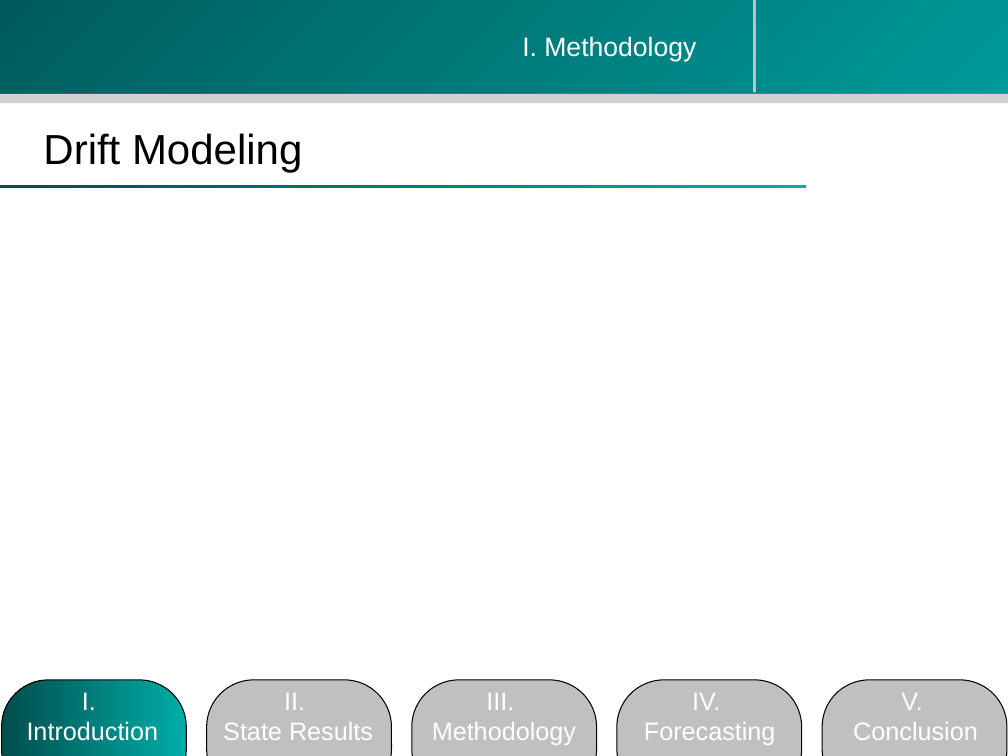
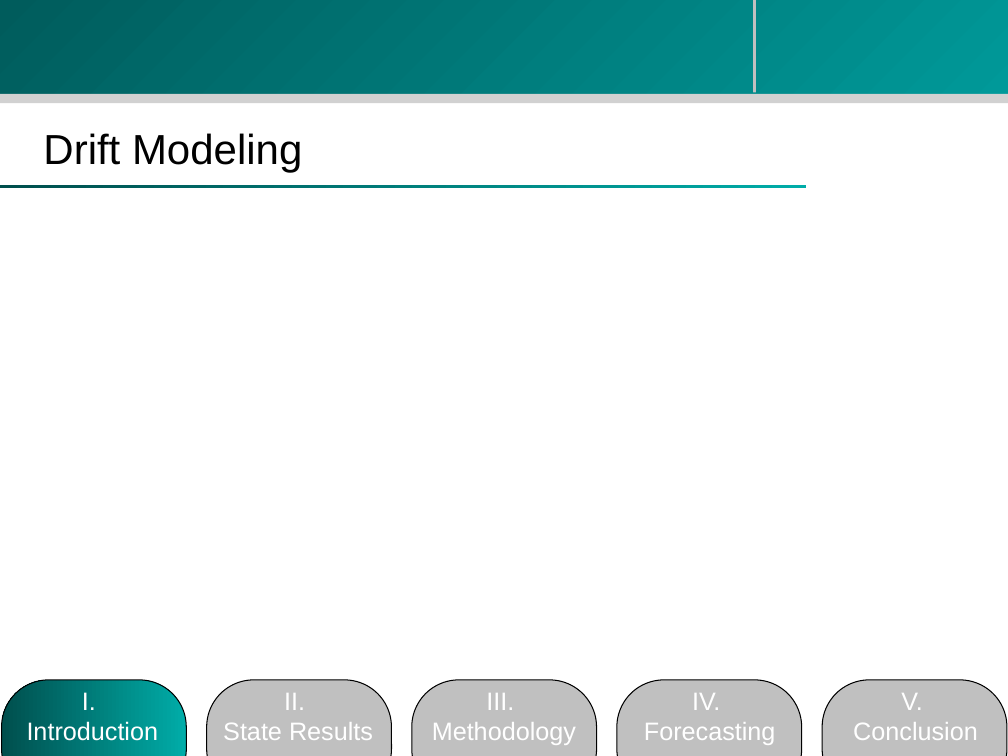
Before and after one commit to zhouzhenghui/svnrepository, a slide deck: slide 8 of SVNRepository/M.Eng Final Presentation-take2.ppt. Drawn at 1008x756 pixels with LibreOffice and Linux fonts; fonts in the diff are those of the drawing; background and template pictures are left out. Boxes give left, top, right and bottom in pixels: in the first picture for what was removed or moved away, otherwise in the second. Text is boxed around its words. In the diff, an @@ line names an element or a change of style, - is before the commit and + after.

```diff
--- a/SVNRepository/M.Eng Final Presentation-take2.ppt
+++ b/SVNRepository/M.Eng Final Presentation-take2.ppt
@@ text removed at (x1=522, y1=36, x2=696, y2=62) @@
-I. Methodology
```
Also in this commit, not shown: 2 slides added.
